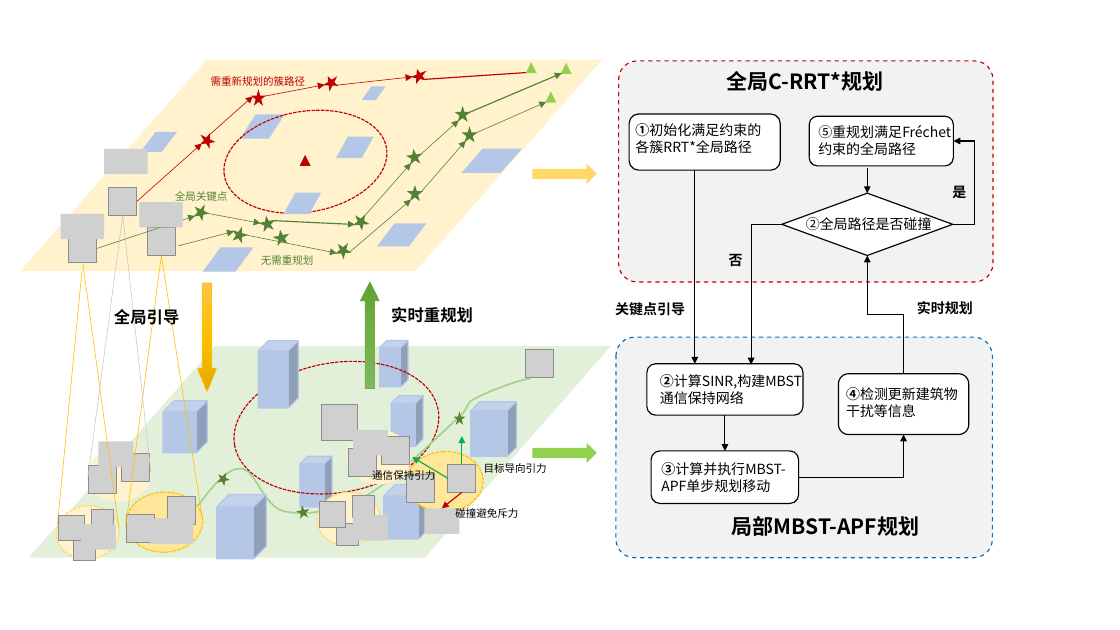
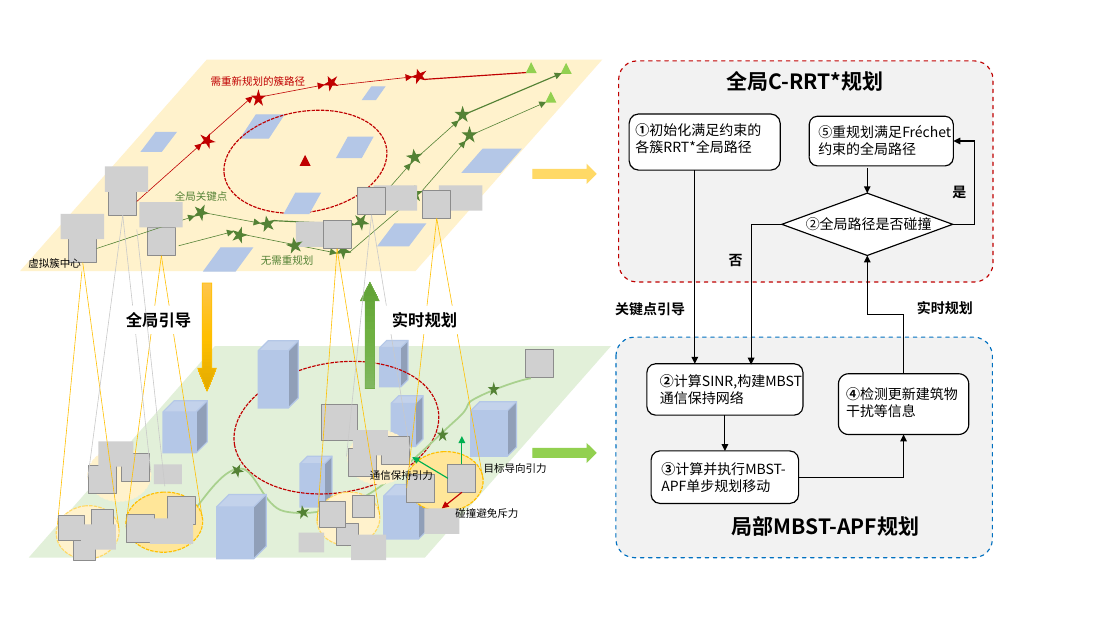
Before and after one commit to yesyeahterday/graduation-project, a slide deck: slide 5 of 进程文件/小论文/绘图/算法框架图.pptx. Drawn at 1120x630 pixels with LibreOffice and Linux fonts; fonts in the diff are those of the drawing; grey boxes stand for pictures. Boxes give left, top, right and bottom in pixels: in the first picture for what was removed or moved away, otherwise in the second. Text is boxed around its words. In the diff, an @@ line names an element or a change of style, - is before the commit and + after.

```diff
--- a/进程文件/小论文/绘图/算法框架图.pptx
+++ b/进程文件/小论文/绘图/算法框架图.pptx
@@ picture added at <box>105,166,149,192</box> @@
@@ picture added at <box>358,187,386,215</box> @@
@@ picture: place and size @@
-picture at <box>104,149,148,174</box>
+picture at <box>374,186,418,211</box>
@@ picture added at <box>423,191,450,218</box> @@
@@ picture added at <box>439,186,482,211</box> @@
@@ line added from (137, 229) to (165, 486), #C9C9C9 0.5 pt @@
@@ star: place and size @@
-star at <box>273,229,290,246</box>
+star at <box>287,237,304,254</box>
@@ picture added at <box>296,222,339,247</box> @@
@@ picture added at <box>323,221,351,249</box> @@
@@ line added from (371, 215) to (346, 456), #C9C9C9 0.5 pt @@
@@ line added from (371, 215) to (411, 455), #C9C9C9 0.5 pt @@
@@ line added from (437, 218) to (407, 488), #FFC000 0.5 pt @@
@@ line added from (437, 218) to (483, 480), #FFC000 0.5 pt @@
@@ text added at <box>28,257,81,268</box>, 9 pt, text #000000 @@
+虚拟簇中心
@@ line added from (337, 249) to (317, 523), #FFC000 0.5 pt @@
@@ line added from (337, 249) to (380, 515), #FFC000 0.5 pt @@
@@ text "全局引导": place and size @@
-text "全局引导" at <box>114,306,179,328</box>
+text "全局引导" at <box>126,309,191,328</box>
@@ text at <box>392,312,457,328</box>: text changed @@
-实时重规划
+实时规划
@@ star added at <box>490,384,498,394</box>, fill #548235, outline #548235 1 pt @@
@@ star: place and size @@
-star at <box>455,413,464,423</box>
+star at <box>439,430,447,440</box>
@@ picture added at <box>154,465,181,485</box> @@
@@ star: place and size @@
-star at <box>217,472,230,485</box>
+star at <box>231,464,244,476</box>
@@ picture added at <box>299,533,324,553</box> @@
@@ picture added at <box>351,535,386,560</box> @@
@@ picture removed at <box>353,515,388,540</box> @@
```
Also in this commit, not shown: 1 slide added, 36 other files.
